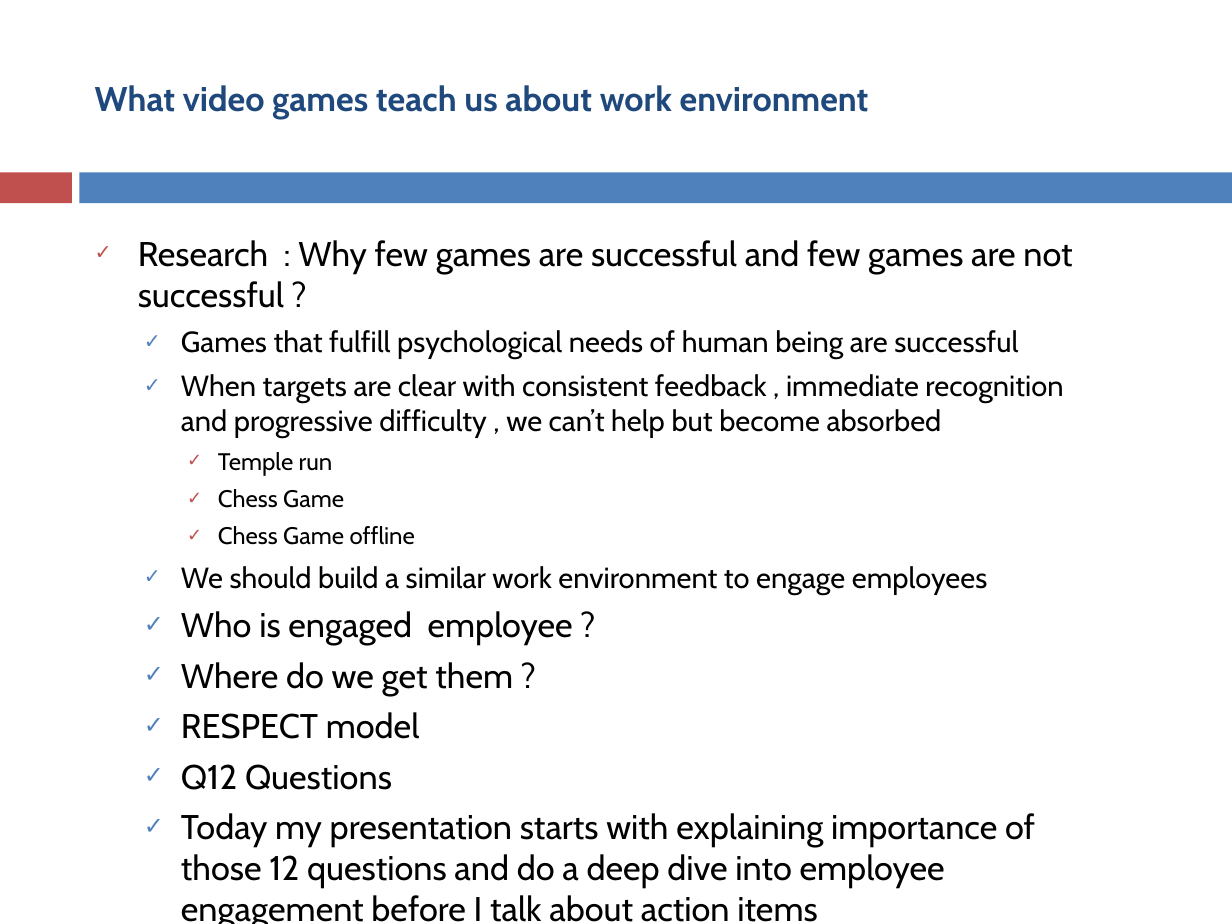
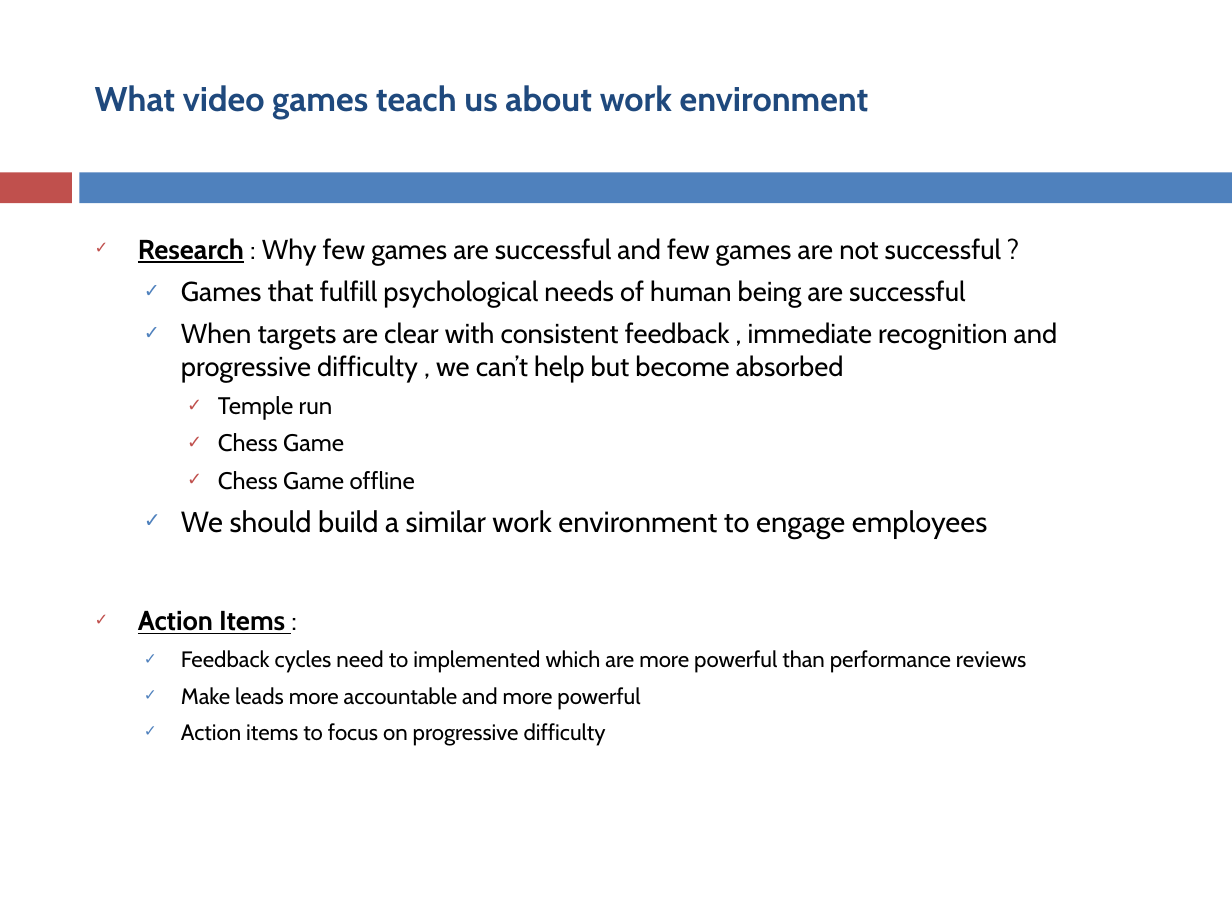
Before and after one commit to asakala/notes, a slide deck: slide 6 of Prokarma/Magnetic Work Environment.pptx. Drawn at 1232x924 pixels with LibreOffice and Linux fonts; fonts in the diff are those of the drawing. Boxes give left, top, right and bottom in pixels: in the first picture for what was removed or moved away, otherwise in the second. Text is boxed around its words. In the diff, an @@ line names an element or a change of style, - is before the commit and + after.

Commit message:
dsfsdf

```diff
--- a/Prokarma/Magnetic Work Environment.pptx
+++ b/Prokarma/Magnetic Work Environment.pptx
@@ text at (138,238,1058,382): size 20 to 16 pt in "Research : Why few games are successful ..."; bold on, underline on in "Research"; size 17 to 16 pt in "Games that fulfill psychological needs of human ...", "When targets are clear with consistent feedback ..." @@
@@ text at (138,611,1026,746): text changed; size 20 to 13 pt @@
-  ✓ Who is engaged employee ?
-  ✓ Where do we get them ?
-  ✓ RESPECT model
-  ✓ Q12 Questions
-  ✓ Today my presentation starts with explaining importance of those 12 questions and do a deep dive into employee engagement before I talk about action items
+✓ Action Items :
+  ✓ Feedback cycles need to implemented which are more powerful than performance reviews
+  ✓ Make leads more accountable and more powerful
+  ✓ Action items to focus on progressive difficulty
```
